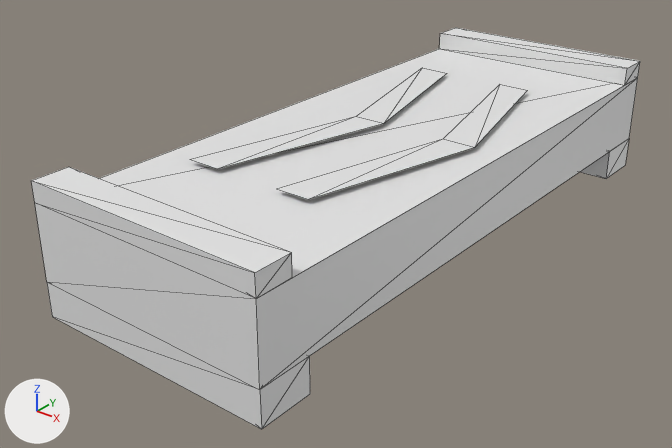
The glTF model assets/models/beam_boost.gltf: old version first, new version second.
Camera for both pictures: a camera (50 mm lens) standing at (2.03, -2.87, 1.43) and looking at (-0.1, -0.21, -0.22). Arrows for +X, +Y and +Z are at lower left; the lights stay in place. The first picture is the older version. Mesh edges are drawn as thin lines. Vertices at exactly the same position are counted once.

Names of what the first picture shows: 'beam_boost'.
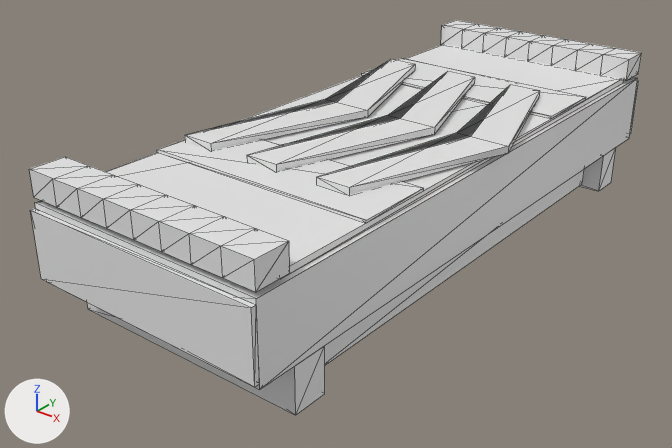
The change, as a diff of the scene's bpy script:
```diff
--- a/assets/models/beam_boost.gltf.py
+++ b/assets/models/beam_boost.gltf.py
@@ me_beam_boost @@
 # used by ob_beam_boost; location = (0.0, 0.0, 0.0)
-me_beam_boost.from_pydata(...)  # 44 vertices, 68 faces; spans x -0.5..0.5, y -1.3..1.3, z -0.29..0.23
+me_beam_boost.from_pydata(...)  # 202 vertices, 396 faces; spans x -0.5..0.54, y -1.32..1.32, z -0.33..0.27
+# me_beam_boost part 1: a new loose piece, a box spanning x -0.5..0.5, y 1.3..1.32, z -0.13..0.13
+# me_beam_boost part 2: a new loose piece, a box spanning x -0.5..0.5, y -1.32..-1.3, z -0.13..0.13
+# me_beam_boost part 3: a new loose piece, a box spanning x -0.5..0.5, y 1.01..1.15, z -0.33..-0.15
+# me_beam_boost part 4: a new loose piece, a box spanning x -0.5..0.5, y -1.15..-1.01, z -0.33..-0.15
+# me_beam_boost part 5: a new loose piece, a box spanning x 0.32..0.42, y -1.0..1.0, z -0.31..-0.17
+# me_beam_boost part 6: a new loose piece, a box spanning x -0.48..0.48, y -1.18..1.18, z 0.15..0.175
+# me_beam_boost part 7: a new loose piece, a box spanning x -0.48..0.48, y 0.46..0.78, z 0.175..0.185
+# me_beam_boost part 8: a new loose piece, a box spanning x -0.48..0.48, y -0.78..-0.46, z 0.175..0.185
+# me_beam_boost part 9: the loose piece of 6 vertices spanning x 0.08..0.4, y -0.75..0.75, z 0.17 is rebuilt with 14 vertices and now spans x 0.18..0.54, y -0.66..0.66, z 0.18..0.21
+# me_beam_boost part 10: the loose piece of 6 vertices spanning x -0.34..-0.02, y -0.75..0.75, z 0.17 is rebuilt with 14 vertices and now spans x -0.46..-0.1, y -0.66..0.66, z 0.18..0.21
+# me_beam_boost part 11: a new loose piece of 36 vertices spanning x -0.5..0.5, y -1.3..-1.16, z 0.17..0.27
+# me_beam_boost part 12: a new loose piece of 36 vertices spanning x -0.5..0.5, y 1.16..1.3, z 0.17..0.27
+# me_beam_boost part 13: a new loose piece of 14 vertices spanning x -0.14..0.22, y -0.66..0.66, z 0.18..0.21
+# me_beam_boost part 14
+# 12 vertices are removed from x -0.5..0.5, y -1.3..-1.08, z -0.29..0.23
+# 24 faces are deleted
+# me_beam_boost part 15
+# 12 vertices are removed from x -0.5..0.5, y 1.08..1.3, z -0.29..0.23
+# 24 faces are deleted
+# other edits to the shape of me_beam_boost do not show in these pictures
```

What differs and where, as boxes [x1, y1, x2, y2] in the pictures (672 x 448 px):
'beam_boost', reshaped
    before: [31, 28, 640, 429]
    after: [29, 20, 642, 415]
part 1 of me_beam_boost, added
    after: [630, 80, 639, 134]
part 2 of me_beam_boost, added
    after: [30, 208, 260, 387]
part 3 of me_beam_boost, added
    after: [580, 147, 616, 191]
part 4 of me_beam_boost, added
    after: [87, 303, 325, 415]
part 5 of me_beam_boost, added (mostly hidden)
    after: [325, 169, 584, 365]
part 6 of me_beam_boost, added
    after: [106, 44, 624, 279]
part 7 of me_beam_boost, added
    after: [362, 58, 586, 118]
part 8 of me_beam_boost, added
    after: [157, 139, 424, 223]
part 9 of me_beam_boost, rebuilt (11% narrower)
    before: [278, 84, 528, 200]
    after: [316, 85, 539, 194]
part 10 of me_beam_boost, rebuilt (10% narrower, 10% shorter)
    before: [191, 68, 446, 169]
    after: [185, 59, 415, 150]
part 11 of me_beam_boost, added
    after: [29, 157, 290, 292]
part 12 of me_beam_boost, added
    after: [441, 20, 642, 80]
part 13 of me_beam_boost, added
    after: [247, 71, 475, 171]
part 14 of me_beam_boost, deleted
    before: [31, 167, 310, 429]
part 15 of me_beam_boost, deleted
    before: [439, 28, 640, 179]
